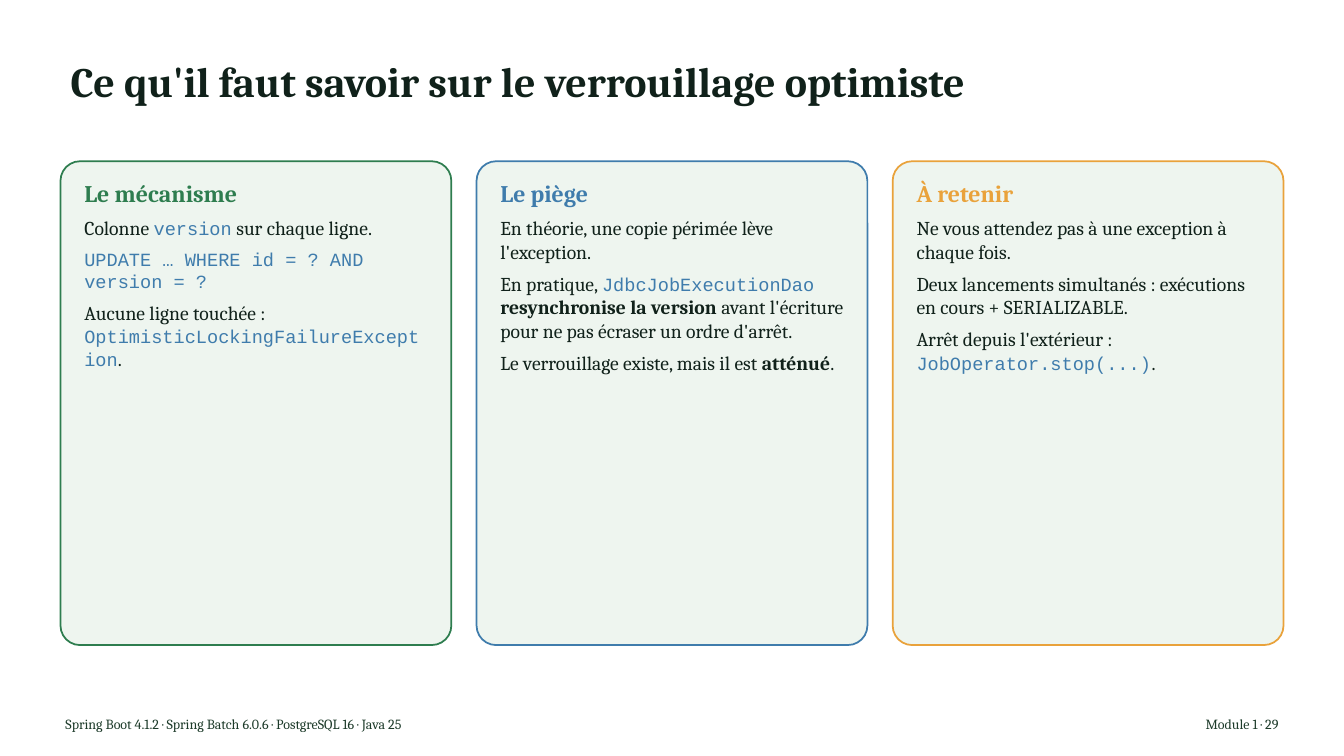
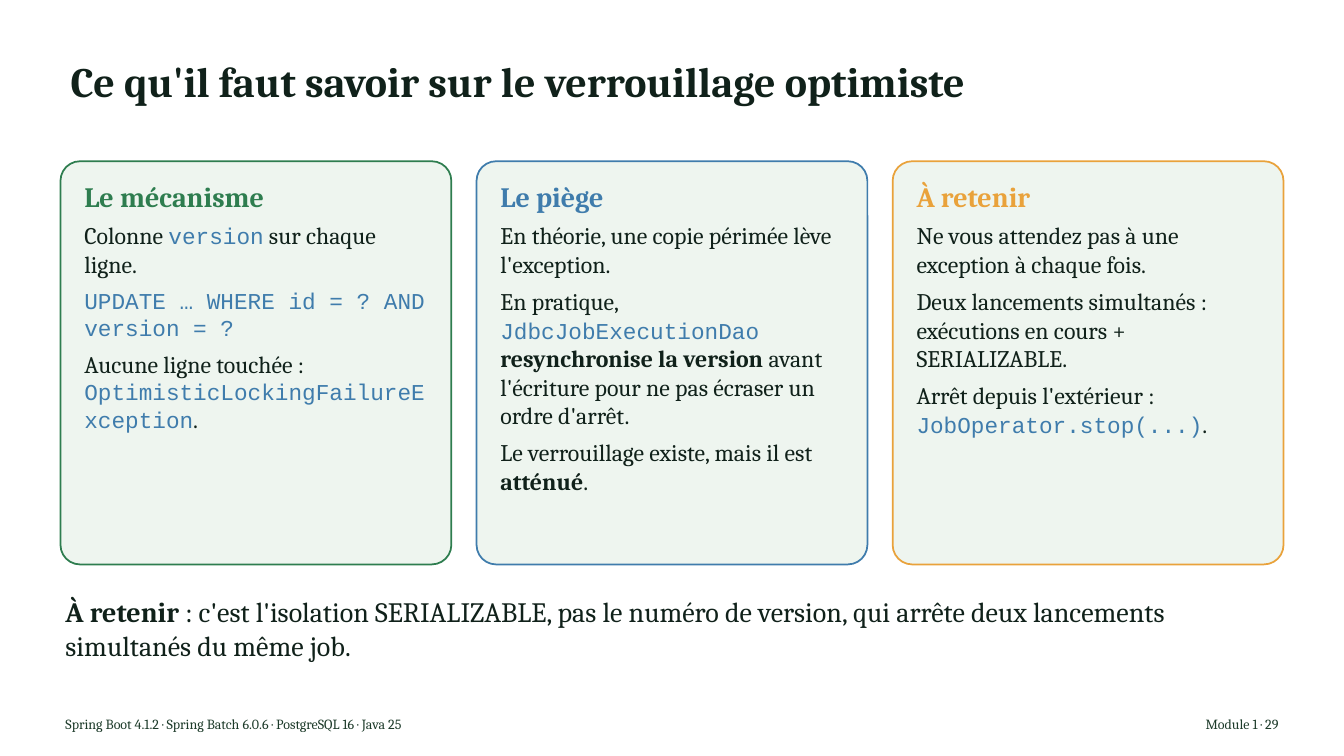
Before and after one commit to NaoufalHightech/tp-spring-batch, a slide deck: slide 26 of pptx/build/Spring_Batch_Module_1.pptx. Drawn at 1344x756 pixels with LibreOffice and Linux fonts; fonts in the diff are those of the drawing. Boxes give left, top, right and bottom in pixels: in the first picture for what was removed or moved away, otherwise in the second. Text is boxed around its words. In the diff, an @@ line names an element or a change of style, - is before the commit and + after.

```diff
--- a/pptx/build/Spring_Batch_Module_1.pptx
+++ b/pptx/build/Spring_Batch_Module_1.pptx
@@ rounded rectangle "Le mécanisme": place and size @@
-rounded rectangle "Le mécanisme" at bbox=[60, 161, 452, 645]
+rounded rectangle "Le mécanisme" at bbox=[60, 161, 452, 565]
@@ rounded rectangle "Le mécanisme" at bbox=[60, 161, 452, 565]: size 17 to 20 pt in "Le mécanisme"; size 14 to 17 pt in "Colonne sur chaque ligne.", "Aucune ligne touchée : OptimisticLockingFailureException."; size 13.3 to 16.1 pt in "version", "UPDATE … WHERE id = ? AND ...", "OptimisticLockingFailureException." @@
@@ rounded rectangle "Le piège": place and size @@
-rounded rectangle "Le piège" at bbox=[477, 161, 868, 645]
+rounded rectangle "Le piège" at bbox=[477, 161, 868, 565]
@@ rounded rectangle "Le piège" at bbox=[477, 161, 868, 565]: size 17 to 20 pt in "Le piège"; size 14 to 17 pt in "En théorie, une copie périmée lève l'exception.", "En pratique, resynchronise la version avant l'écriture ...", "Le verrouillage existe, mais il est atténué."; size 13.3 to 16.1 pt in "JdbcJobExecutionDao" @@
@@ rounded rectangle "À retenir": place and size @@
-rounded rectangle "À retenir" at bbox=[893, 161, 1285, 645]
+rounded rectangle "À retenir" at bbox=[893, 161, 1285, 565]
@@ rounded rectangle "À retenir" at bbox=[893, 161, 1285, 565]: size 17 to 20 pt in "À retenir"; size 14 to 17 pt in "Ne vous attendez pas à une exception ...", "Deux lancements simultanés : exécutions en cours ...", "Arrêt depuis l'extérieur : JobOperator.stop(...)."; size 13.3 to 16.1 pt in "JobOperator.stop(...)." @@
@@ text added at bbox=[65, 597, 1164, 662], 20 pt, text #10211A @@
+À retenir : c'est l'isolation SERIALIZABLE, pas le numéro de version, qui arrête deux lancements simultanés du même job.
```
Also in this commit, not shown: 22 other slides changed, 10 other files.
